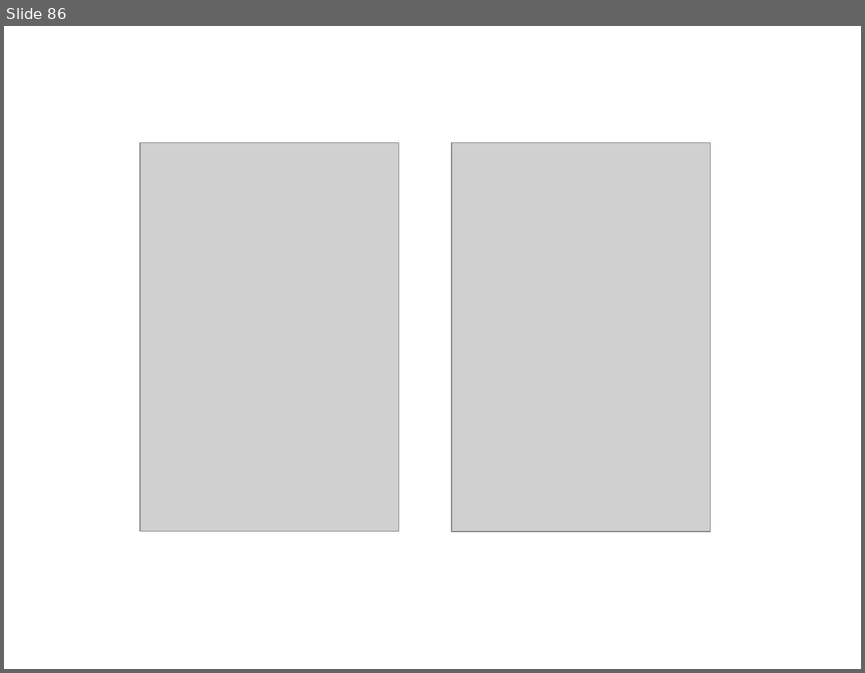
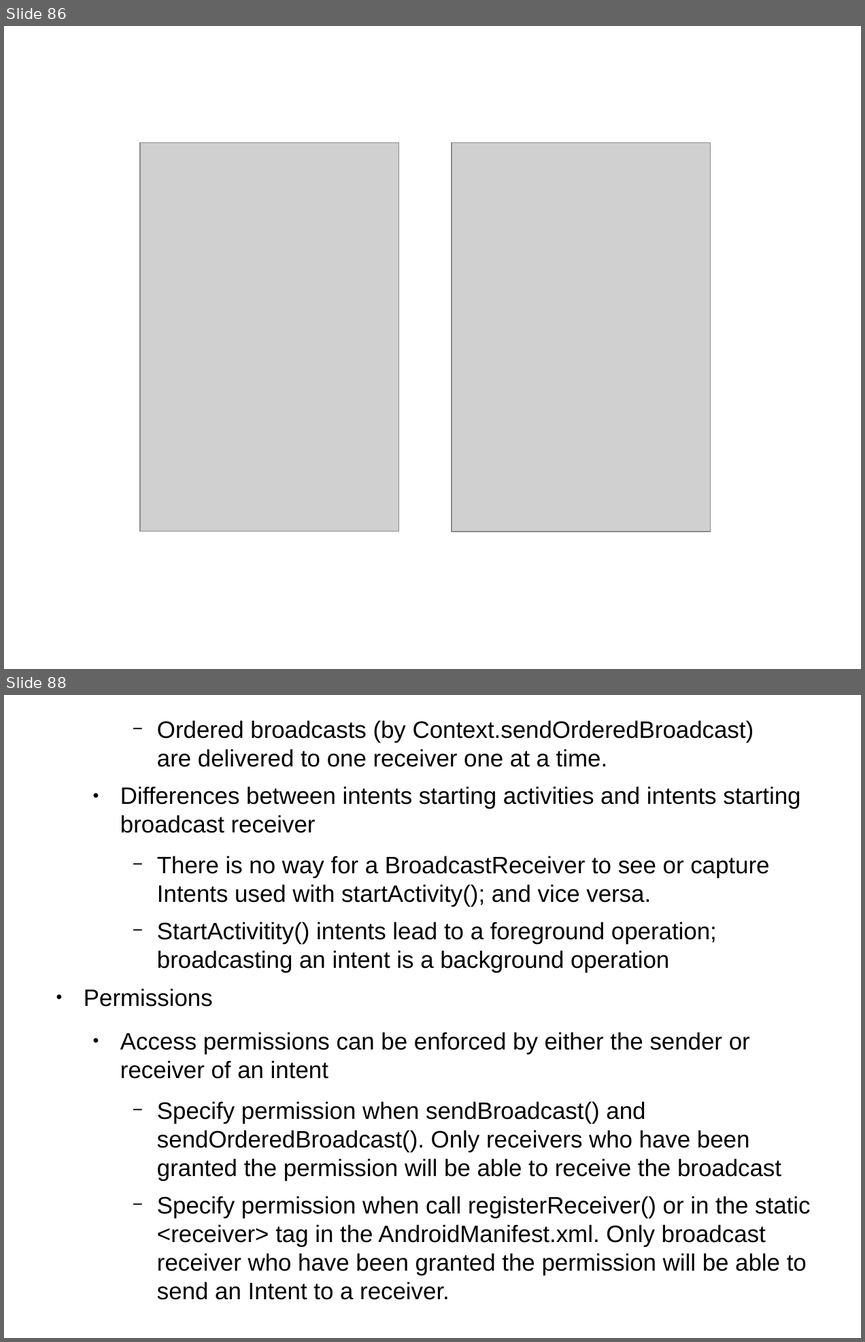
Before and after one commit to thegreatdao/testa, a slide deck: assets/android2.odp. Shown one above the other, each under a label of ours: slide 86 before the commit, slides 86 and 88 after it; the slides between them are not shown. The pictures are 865x673 and 865x1342 pixels, drawn with LibreOffice and Linux fonts; fonts in the diff are those of the drawing; grey boxes stand for pictures. Boxes give left, top, right and bottom in pixels: in the first picture for what was removed or moved away, otherwise in the second. Text is boxed around its words. In the diff, an @@ line names an element or a change of style, - is before the commit and + after.

```diff
--- a/assets/android2.odp
+++ b/assets/android2.odp
@@ slide 88 added at <box>4,695,861,1338</box>, background #FFFFFF @@
@@ text added at <box>84,720,810,1300</box>, 22 pt, text #000000 @@
+    − Ordered broadcasts (by Context.sendOrderedBroadcast)
+      are delivered to one receiver one at a time.
+  ● Differences between intents starting activities and intents starting broadcast receiver
+    − There is no way for a BroadcastReceiver to see or capture Intents used with startActivity(); and vice versa.
+    − StartActivitity() intents lead to a foreground operation; broadcasting an intent is a background operation
+● Permissions
+  ● Access permissions can be enforced by either the sender or receiver of an intent
+    − Specify permission when sendBroadcast() and sendOrderedBroadcast(). Only receivers who have been granted the permission will be able to receive the broadcast
+    − Specify permission when call registerReceiver() or in the static <receiver> tag in the AndroidManifest.xml. Only broadcast receiver who have been granted the permission will be able to send an Intent to a receiver.
```
Also in this commit, not shown: 5 other slides added, 6 other files.
